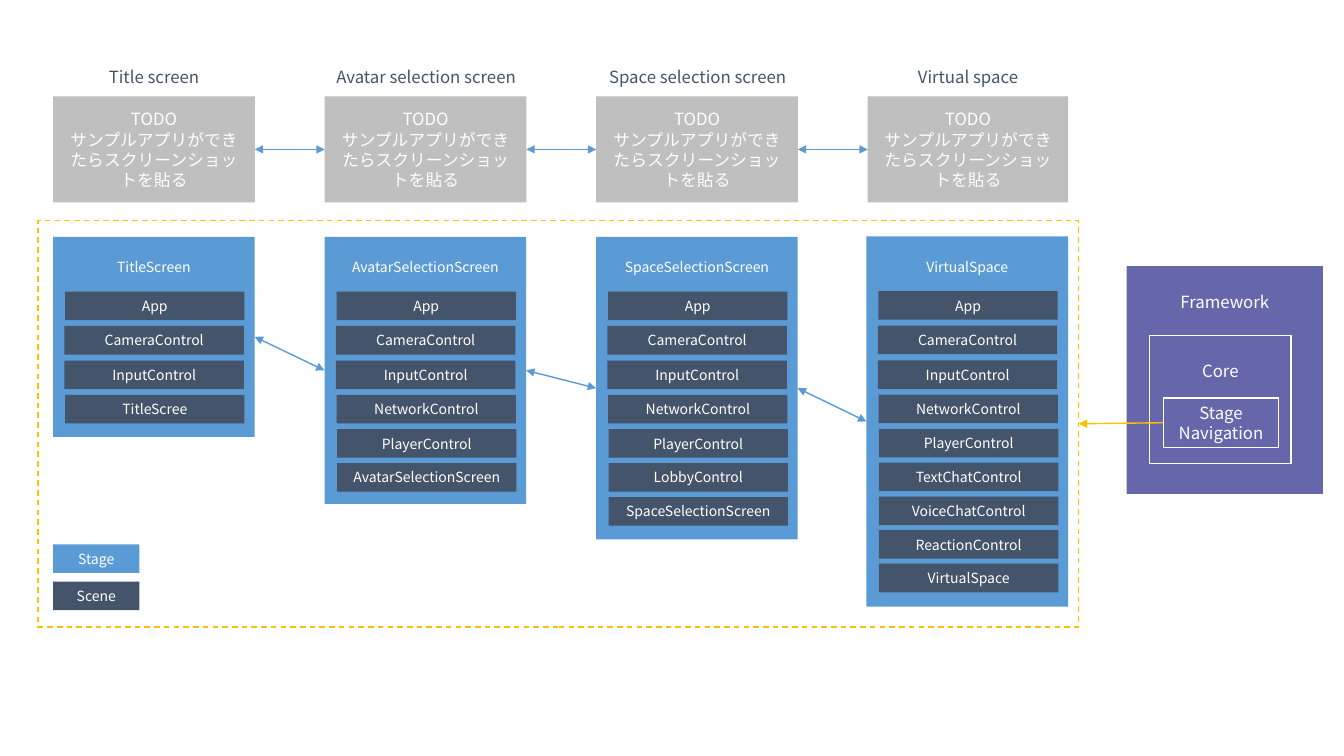
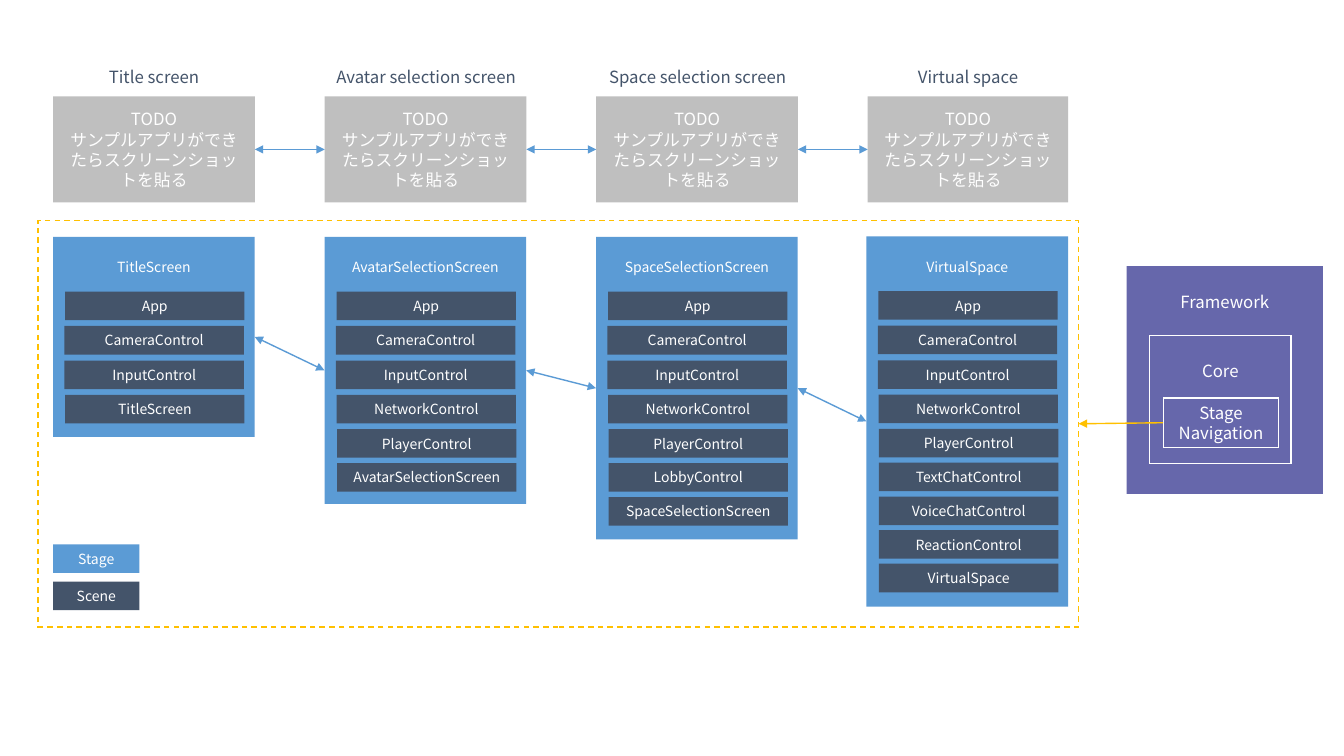
Before and after one commit to extreal-dev/Extreal.Guide, a slide deck: slide 2 of work/work.pptx. Drawn at 1344x756 pixels with LibreOffice and Linux fonts; fonts in the diff are those of the drawing. Boxes give left, top, right and bottom in pixels: in the first picture for what was removed or moved away, otherwise in the second. Text is boxed around its words. In the diff, an @@ line names an element or a change of style, - is before the commit and + after.

```diff
--- a/work/work.pptx
+++ b/work/work.pptx
@@ text in rectangle at <box>118,403,191,414</box>: text changed @@
-TitleScree
+TitleScreen
```
Also in this commit, not shown: 1 other file.
